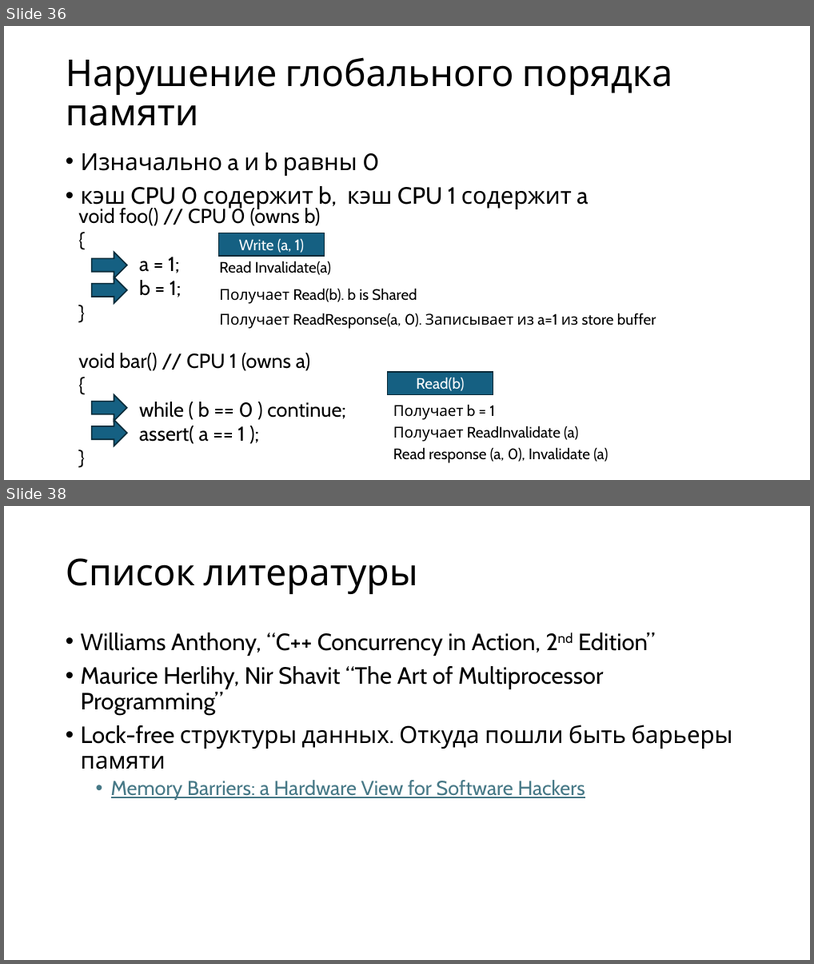
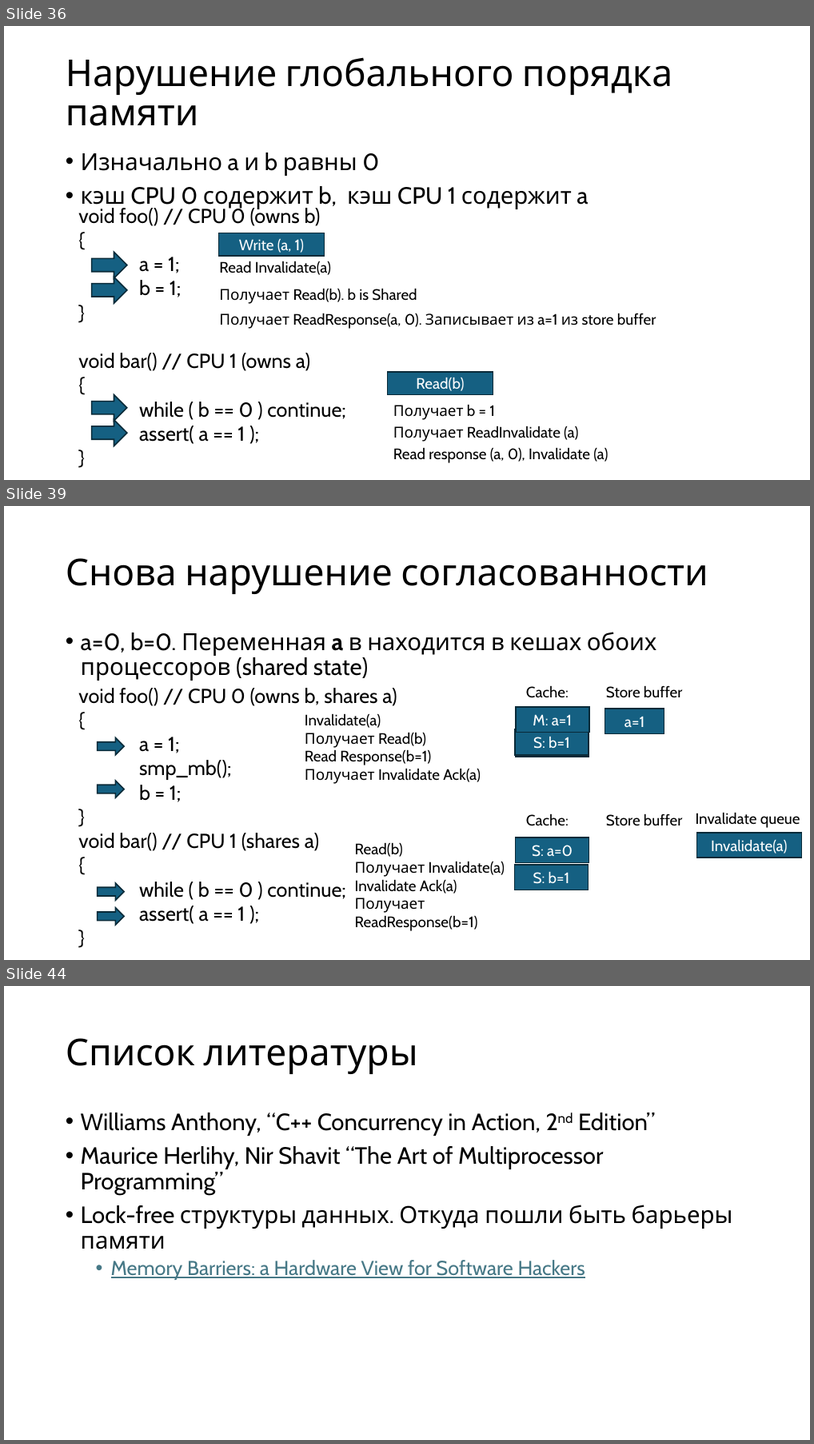
Before and after one commit to alexey-malov/pc, a slide deck: lectures/09/Протоколы когерентности кэш-памяти.pptx. Shown one above the other, each under a label of ours: slides 36 and 38 before the commit, slides 36, 39 and 44 after it; the slides between them are not shown. The pictures are 814x964 and 814x1444 pixels, drawn with LibreOffice and Linux fonts; fonts in the diff are those of the drawing. Boxes give left, top, right and bottom in pixels: in the first picture for what was removed or moved away, otherwise in the second. Text is boxed around its words. In the diff, an @@ line names an element or a change of style, - is before the commit and + after.

```diff
--- a/lectures/09/Протоколы когерентности кэш-памяти.pptx
+++ b/lectures/09/Протоколы когерентности кэш-памяти.pptx
@@ slide 39 added at (x1=4, y1=506, x2=810, y2=960), background #FFFFFF @@
@@ title added at (x1=66, y1=558, x2=709, y2=594), 44 pt, text #000000 @@
+Снова нарушение согласованности
@@ text added at (x1=81, y1=632, x2=658, y2=680), 28 pt, text #000000 @@
+• a=0, b=0. Переменная a в находится в кешах обоих процессоров (shared state)
@@ text added at (x1=78, y1=688, x2=397, y2=924), 24 pt, text #000000 @@
+void foo() // CPU 0 (owns b, shares a)
+{
+a = 1;
+smp_mb();
+b = 1;
+}
+void bar() // CPU 1 (shares a)
+{
+while ( b == 0 ) continue;
+assert( a == 1 );
+}
@@ text added at (x1=526, y1=686, x2=569, y2=698), 18 pt, text #000000 @@
+Cache:
@@ text added at (x1=606, y1=685, x2=682, y2=698), 18 pt, text #000000 @@
+Store buffer
@@ text added at (x1=305, y1=713, x2=481, y2=784), 18 pt, text #000000 @@
+Invalidate(a)
+Получает Read(b)
+Read Response(b=1)
+Получает Invalidate Ack(a)
@@ rectangle added at (x1=516, y1=708, x2=590, y2=733), fill #156082, outline #092A39 1.5 pt, 18 pt, text #FFFFFF @@
+S: a=0
@@ rectangle added at (x1=516, y1=707, x2=590, y2=732), fill #156082, outline #092A39 1.5 pt, 18 pt, text #FFFFFF @@
+M: a=1
@@ rectangle added at (x1=606, y1=708, x2=665, y2=734), fill #156082, outline #092A39 1.5 pt, 18 pt, text #FFFFFF @@
+a=1
@@ right arrow added at (x1=97, y1=738, x2=124, y2=755), fill #156082, outline #092A39 1.5 pt @@
@@ rectangle added at (x1=515, y1=729, x2=589, y2=755), fill #156082, outline #092A39 1.5 pt, 18 pt, text #FFFFFF @@
+S: b=1
@@ rectangle added at (x1=516, y1=732, x2=590, y2=757), fill #156082, outline #092A39 1.5 pt, 18 pt, text #FFFFFF @@
+M: b=1
@@ right arrow added at (x1=97, y1=780, x2=124, y2=797), fill #156082, outline #092A39 1.5 pt @@
@@ text added at (x1=526, y1=814, x2=569, y2=826), 18 pt, text #000000 @@
+Cache:
@@ text added at (x1=606, y1=813, x2=682, y2=826), 18 pt, text #000000 @@
+Store buffer
@@ text added at (x1=696, y1=812, x2=801, y2=828), 18 pt, text #000000 @@
+Invalidate queue
@@ rectangle added at (x1=516, y1=837, x2=590, y2=863), fill #156082, outline #092A39 1.5 pt, 18 pt, text #FFFFFF @@
+S: a=0
@@ rectangle added at (x1=698, y1=832, x2=802, y2=857), fill #156082, outline #092A39 1.5 pt, 18 pt, text #FFFFFF @@
+Invalidate(a)
@@ text added at (x1=355, y1=842, x2=478, y2=931), 18 pt, text #000000 @@
+Read(b)
+Получает Invalidate(a)
+Invalidate Ack(a)
+Получает ReadResponse(b=1)
@@ rectangle added at (x1=515, y1=864, x2=589, y2=889), fill #156082, outline #092A39 1.5 pt, 18 pt, text #FFFFFF @@
+S: b=1
@@ right arrow added at (x1=97, y1=883, x2=124, y2=900), fill #156082, outline #092A39 1.5 pt @@
@@ right arrow added at (x1=97, y1=908, x2=124, y2=924), fill #156082, outline #092A39 1.5 pt @@
@@ what was slide 38 is now slide 44 @@
```
Also in this commit, not shown: 1 slide changed, 5 other slides added, 55 other files.
